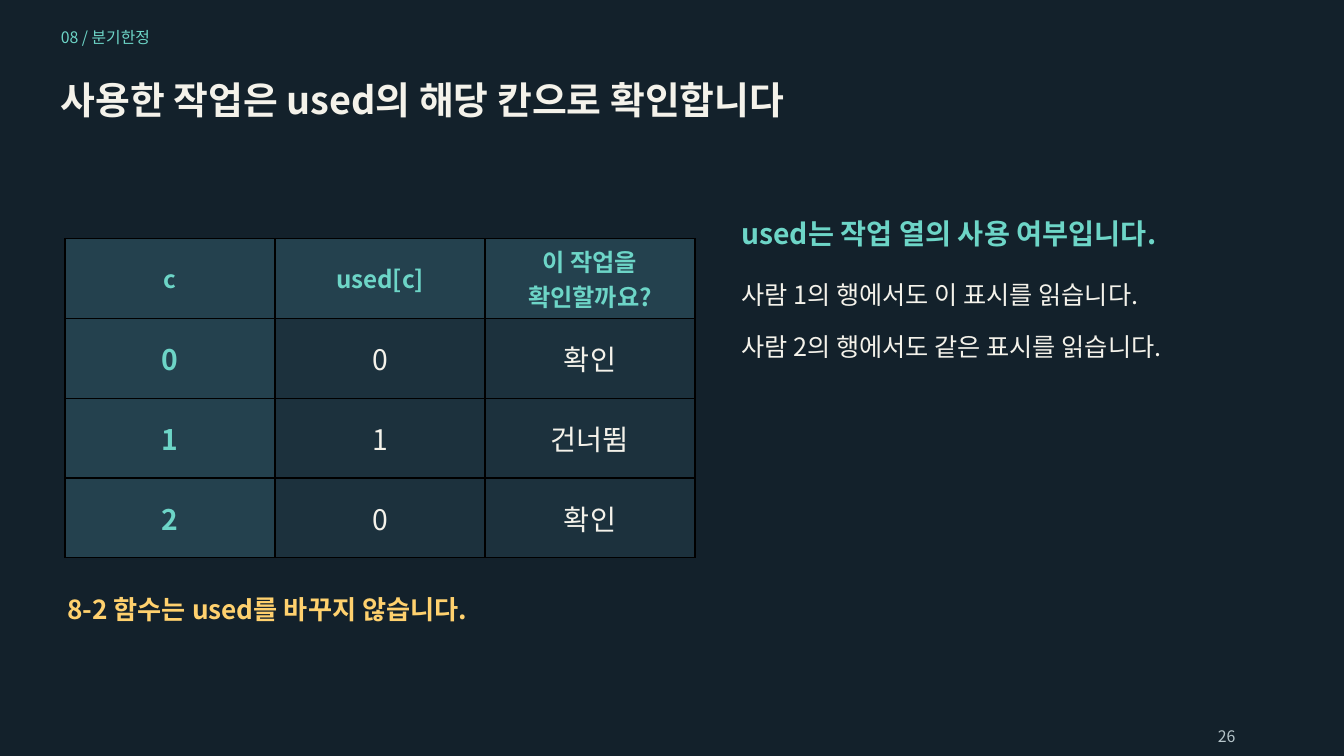
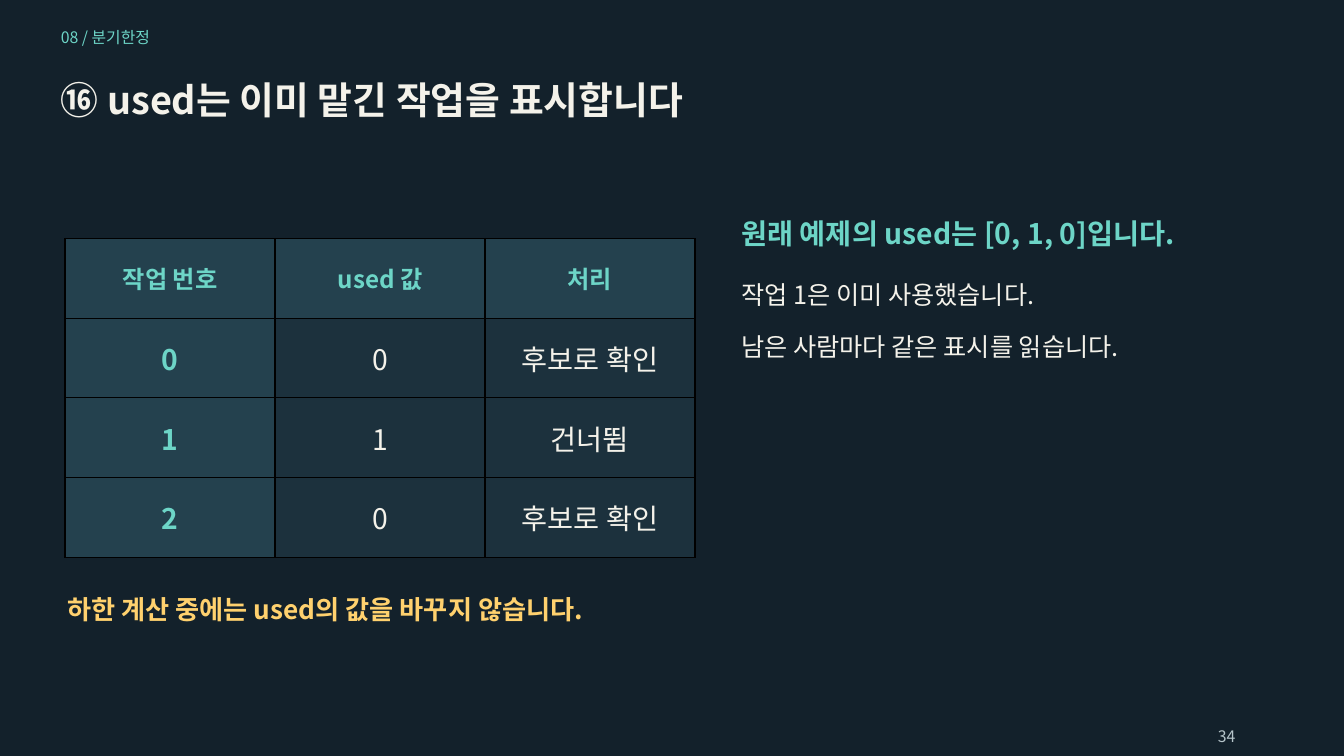
Before and after one commit to Sangdon-Park/Sangdon-Park.github.io, a slide deck: slide 34 of data/알고리즘/8장_분기한정_기법.pptx (slide 26 before the commit). Drawn at 1344x756 pixels with LibreOffice and Linux fonts; fonts in the diff are those of the drawing. Boxes give left, top, right and bottom in pixels: in the first picture for what was removed or moved away, otherwise in the second. Text is boxed around its words. In the diff, an @@ line names an element or a change of style, - is before the commit and + after.

```diff
--- a/data/알고리즘/8장_분기한정_기법.pptx
+++ b/data/알고리즘/8장_분기한정_기법.pptx
@@ text at [61,82,683,118]: text changed @@
-사용한 작업은 used의 해당 칸으로 확인합니다
+⑯ used는 이미 맡긴 작업을 표시합니다
@@ table at [66,238,695,558] @@
-row 1: c | used[c] | 이 작업을 확인할까요?
+row 1: 작업 번호 | used 값 | 처리
-row 2, column 3: 확인
+row 2, column 3: 후보로 확인
-row 4, column 3: 확인
+row 4, column 3: 후보로 확인
@@ text at [741,220,1175,250]: text changed @@
-used는 작업 열의 사용 여부입니다.
+원래 예제의 used는 [0, 1, 0]입니다.
@@ text at [741,283,1034,306]: text changed @@
-사람 1의 행에서도 이 표시를 읽습니다.
+작업 1은 이미 사용했습니다.
@@ text at [741,335,1119,358]: text changed @@
-사람 2의 행에서도 같은 표시를 읽습니다.
+남은 사람마다 같은 표시를 읽습니다.
@@ text at [67,597,583,622]: text changed @@
-8-2 함수는 used를 바꾸지 않습니다.
+하한 계산 중에는 used의 값을 바꾸지 않습니다.
@@ text at [1218,730,1236,742]: text changed @@
-26
+34
```
Also in this commit, not shown: 53 other slides changed, 12 slides added, 3 slides removed, 4 other files.
